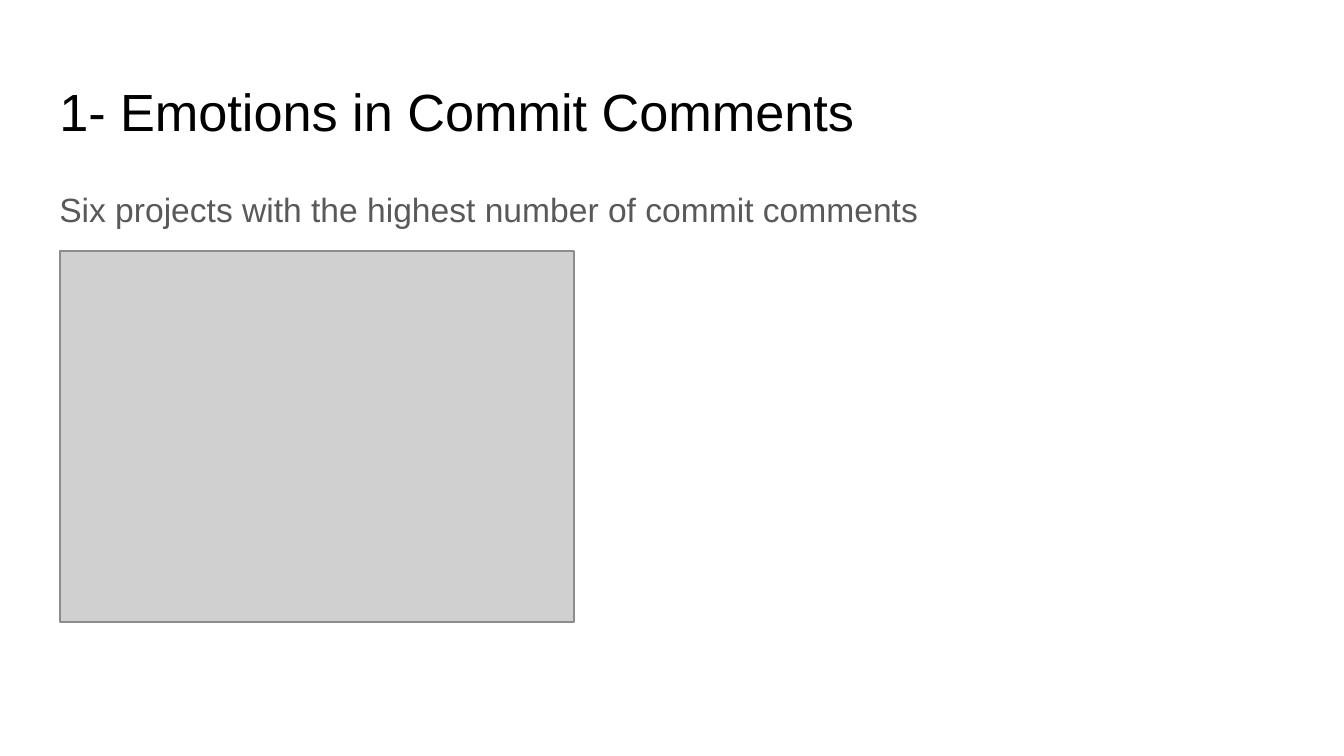
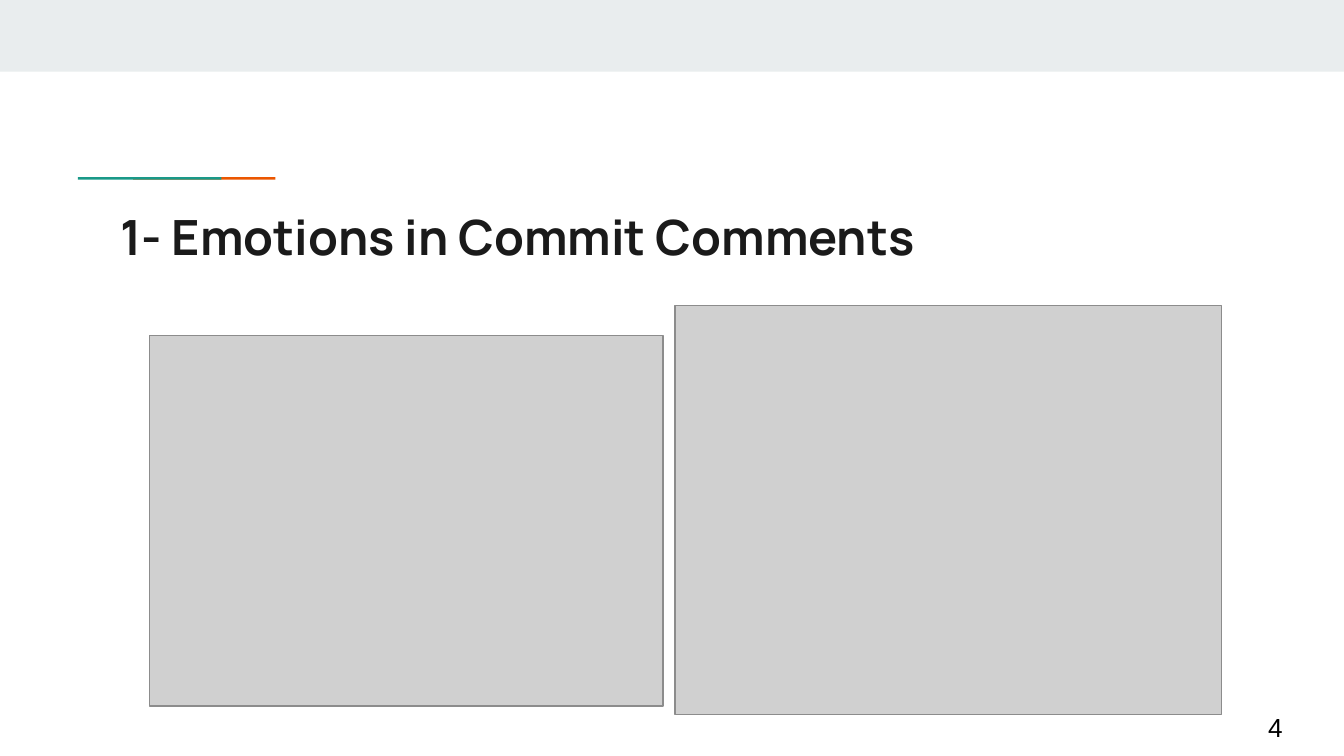
Before and after one commit to jodokae/cmput663-msr14-replic, a slide deck: slide 4 of Presentation-A1.pptx. Drawn at 1344x756 pixels with LibreOffice and Linux fonts; fonts in the diff are those of the drawing; grey boxes stand for pictures. Boxes give left, top, right and bottom in pixels: in the first picture for what was removed or moved away, otherwise in the second. Text is boxed around its words. In the diff, an @@ line names an element or a change of style, - is before the commit and + after.

```diff
--- a/Presentation-A1.pptx
+++ b/Presentation-A1.pptx
@@ rectangle added at (0, 0, 1344, 71), fill #E9EDEE @@
@@ rectangle added at (122, 175, 177, 181), fill #1A9988 @@
@@ rectangle added at (176, 175, 231, 181), fill #EB5600 @@
@@ text removed at (59, 197, 918, 228) @@
-Six projects with the highest number of commit comments
@@ title "1- Emotions in Commit Comments": place and size @@
-title "1- Emotions in Commit Comments" at (59, 93, 854, 132)
+title "1- Emotions in Commit Comments" at (121, 219, 915, 256)
@@ title "1- Emotions in Commit Comments" at (121, 219, 915, 256): size 28 to 26 pt, font Arial to Manrope, text colour #000000 to #1A1A1A, bold on @@
@@ picture added at (675, 305, 1220, 715) @@
@@ picture: place and size @@
-picture at (60, 251, 574, 622)
+picture at (149, 336, 663, 707)
@@ page number added at (1268, 719, 1283, 737), 14 pt, text #000000 @@
+4
```
Also in this commit, not shown: 4 other slides changed, 5 slides added, 4 slides removed, 1 other file.
